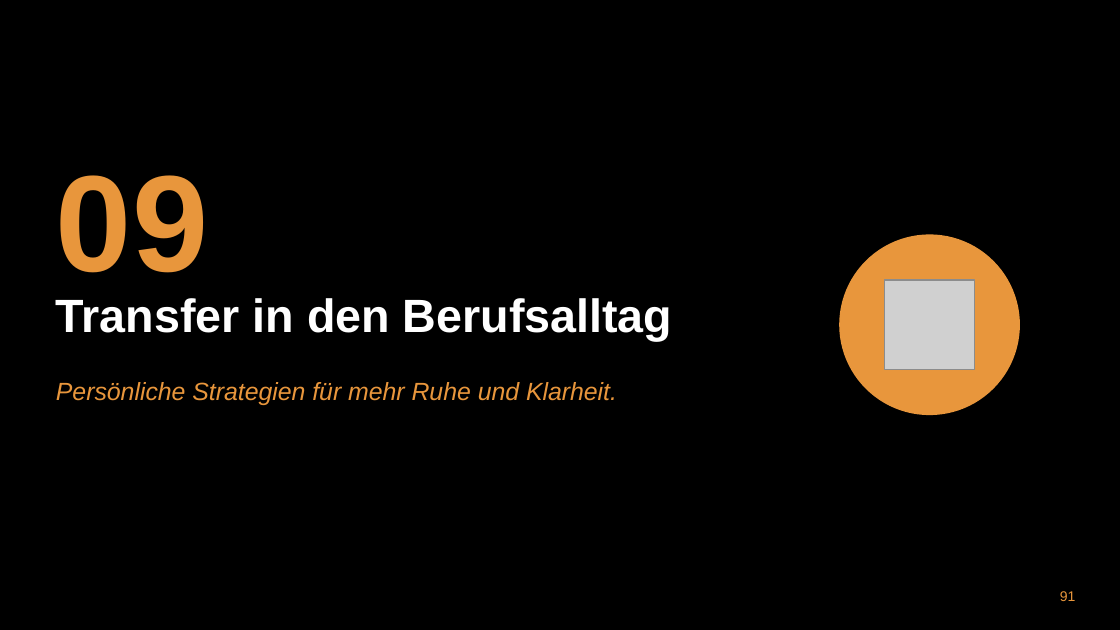
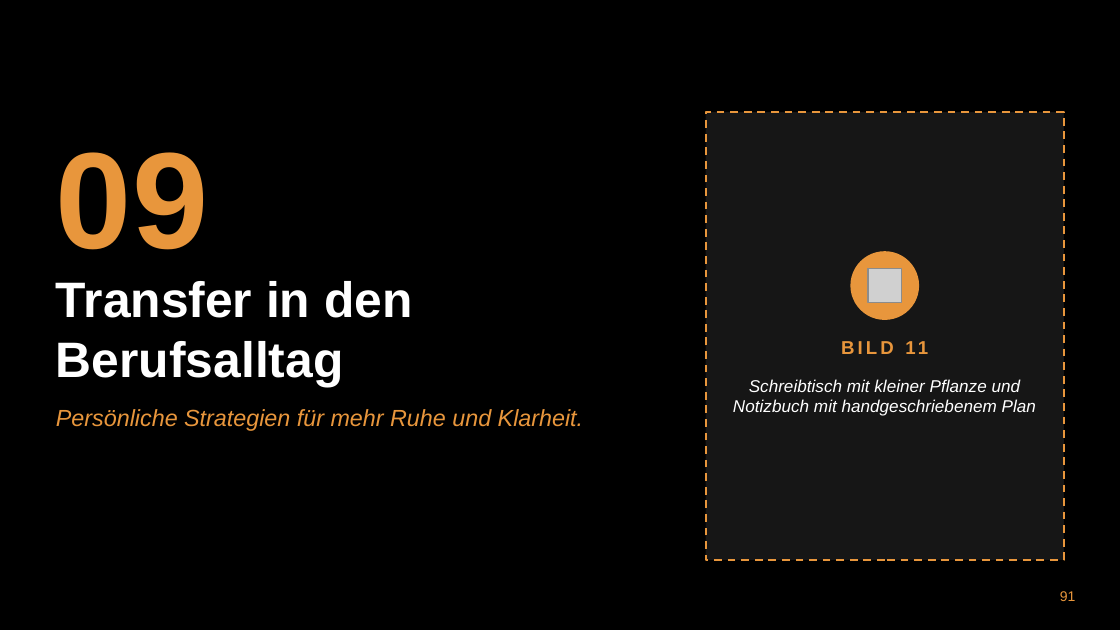
Before and after one commit to munderlohsven-dev/BVKT, a slide deck: slide 91 of praesentationen/zweitagesseminar_mentale_staerke_achtsamkeit/Zweitagesseminar_Mentale_Staerke_Achtsamkeit.pptx. Drawn at 1120x630 pixels with LibreOffice and Linux fonts; fonts in the diff are those of the drawing; grey boxes stand for pictures; background and template pictures are left out. Boxes give left, top, right and bottom in pixels: in the first picture for what was removed or moved away, otherwise in the second. Text is boxed around its words. In the diff, an @@ line names an element or a change of style, - is before the commit and + after.

```diff
--- a/praesentationen/zweitagesseminar_mentale_staerke_achtsamkeit/Zweitagesseminar_Mentale_Staerke_Achtsamkeit.pptx
+++ b/praesentationen/zweitagesseminar_mentale_staerke_achtsamkeit/Zweitagesseminar_Mentale_Staerke_Achtsamkeit.pptx
@@ text "09": place and size @@
-text "09" at bbox=[56, 175, 208, 273]
+text "09" at bbox=[56, 152, 208, 250]
@@ rectangle added at bbox=[706, 112, 1064, 560], fill #161616, outline #E8963C 1.25 pt dashed @@
@@ text "Transfer in den Berufsalltag": place and size @@
-text "Transfer in den Berufsalltag" at bbox=[56, 298, 672, 341]
+text "Transfer in den Berufsalltag" at bbox=[56, 281, 412, 387]
@@ text "Transfer in den Berufsalltag" at bbox=[56, 281, 412, 387]: size 30 to 32 pt; vertical alignment top to middle @@
@@ ellipse: place and size @@
-ellipse at bbox=[840, 235, 1019, 414]
+ellipse at bbox=[851, 252, 918, 319]
@@ picture added at bbox=[868, 269, 902, 302] @@
@@ picture removed at bbox=[885, 280, 974, 370] @@
@@ text added at bbox=[905, 341, 928, 354], 12 pt, text #E8963C, bold @@
+BILD 11
@@ text added at bbox=[733, 379, 1036, 416], 11 pt, text #FFFFFF, italic @@
+Schreibtisch mit kleiner Pflanze und Notizbuch mit handgeschriebenem Plan
@@ text "Persönliche Strategien für mehr Ruhe ...": place and size @@
-text "Persönliche Strategien für mehr Ruhe ..." at bbox=[56, 382, 617, 405]
+text "Persönliche Strategien für mehr Ruhe ..." at bbox=[56, 409, 583, 431]
@@ text "Persönliche Strategien für mehr Ruhe ..." at bbox=[56, 409, 583, 431]: size 16 to 15 pt @@
```
Also in this commit, not shown: 28 other slides changed, 7 other files.
